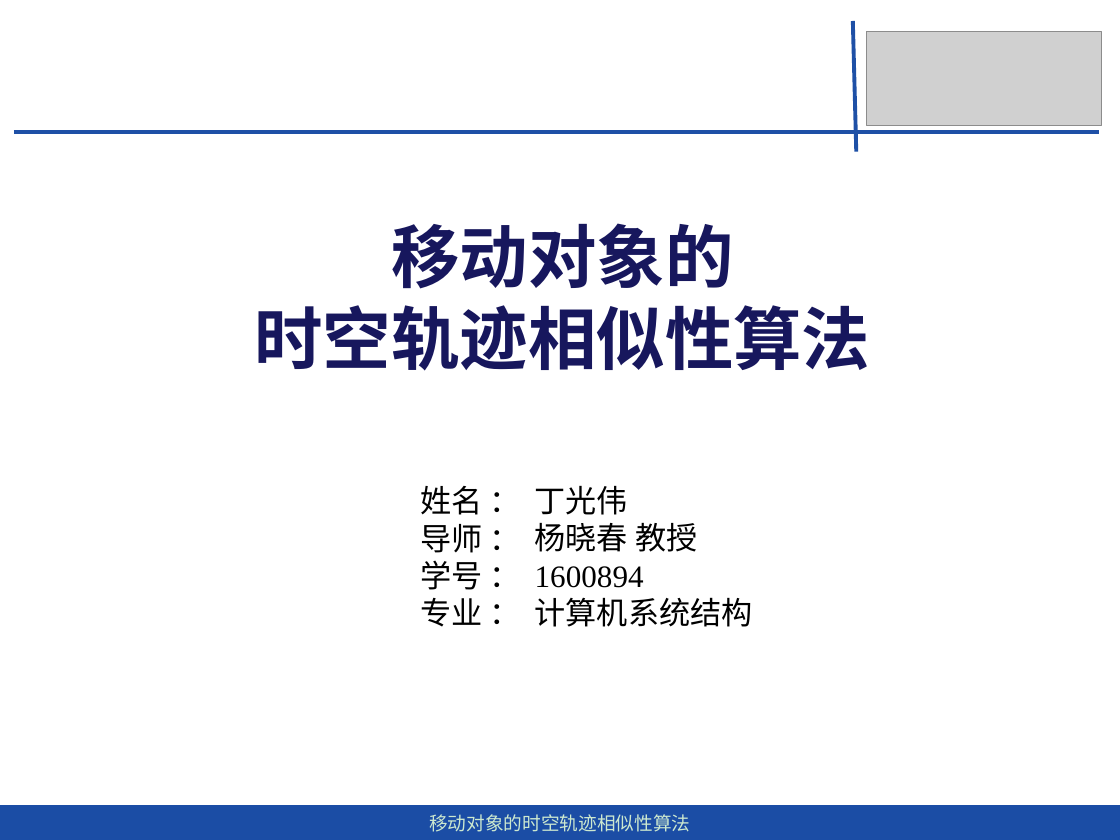
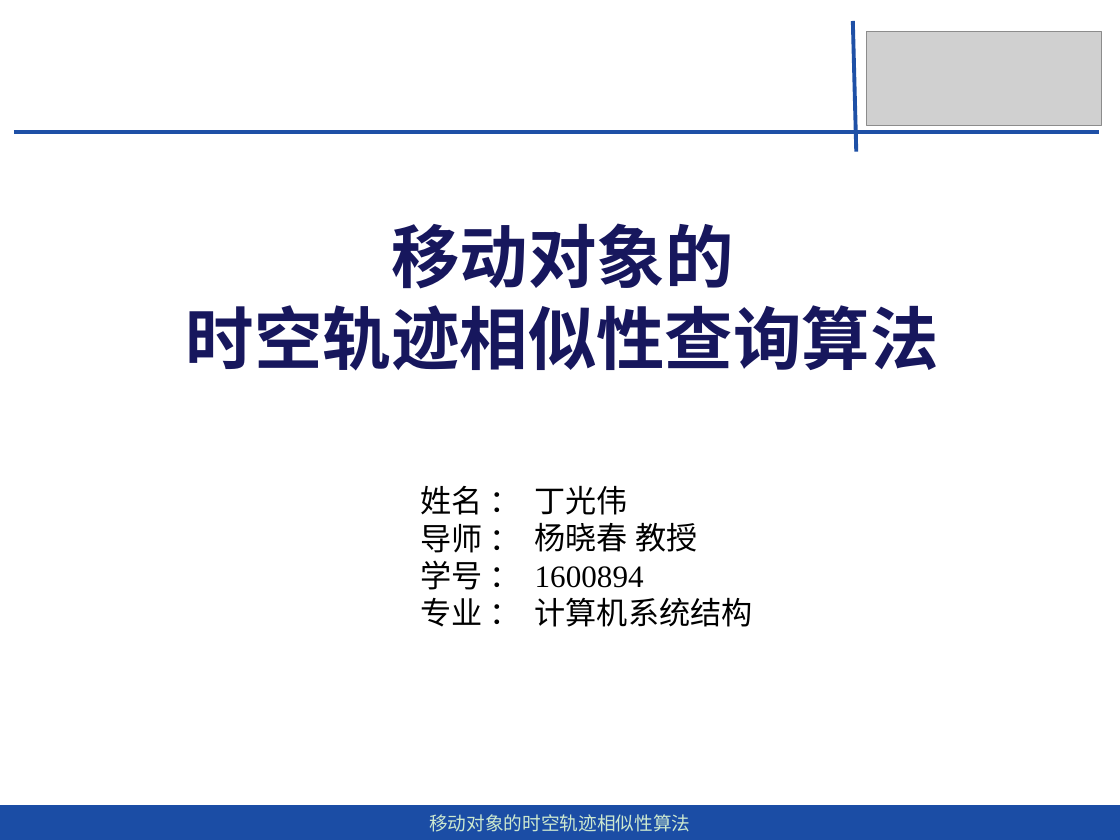
Before and after one commit to dingguangwei/biyelunwen, a slide deck: slide 1 of 答辩——毕设.pptx. Drawn at 1120x840 pixels with LibreOffice and Linux fonts; fonts in the diff are those of the drawing; grey boxes stand for pictures. Boxes give left, top, right and bottom in pixels: in the first picture for what was removed or moved away, otherwise in the second. Text is boxed around its words. In the diff, an @@ line names an element or a change of style, - is before the commit and + after.

```diff
--- a/答辩——毕设.pptx
+++ b/答辩——毕设.pptx
@@ title at [186, 223, 939, 371]: text changed @@
-移动对象的
-时空轨迹相似性算法
+移动对象的
+时空轨迹相似性查询算法
```
Also in this commit, not shown: 17 other slides changed, 7 slides added, 34 slides removed, 2 other files.
